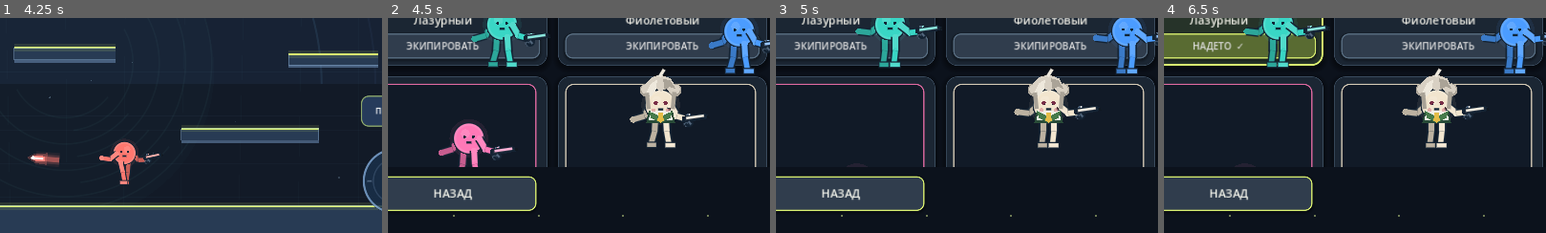
Above: before the commit, frames 1-4 (left to right).
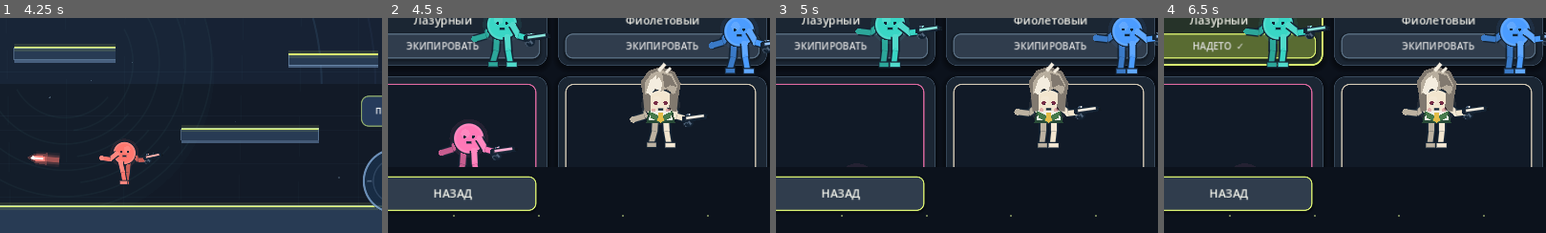
Above: after the commit, the same moments.

Repository: loslam-del/Kiwi-rounds
Game: Godot game, scene res://scenes/main.tscn
The game is run twice, just before and just after one commit, with the same random seed, the same clock (stepped at 60 frames per second) and the same inputs.
Inputs:
- Up to frame 1 (4.25 s): click "ИГРАТЬ" at 0.5 s; click "ОНЛАЙН — ПОЗЖЕ" at 1.25 s; click "НАЗАД" at 2 s; click "ПРОТИВ БОТОВ" at 2.75 s; click "ЛЁГКАЯ" at 3.5 s
- Up to frame 2 (4.5 s): click "СКИН: Бирюзовый" at 4.25 s
- Up to frame 3 (5 s): no input
- Up to frame 4 (6.5 s): click "НАДЕТО ✓" at 5 s; click "ЭКИПИРОВАТЬ" at 5.75 s
The pictures show only the part of the screen within x 42-92%, y 50-100%; the shares and areas given below are measured in that part.

Frame 1 is identical in both runs. In frame 2, 1.2% of the frame differs, in the area x 66-77%, y 20-44%; in frame 3, 1.3%; in frame 4, 1.3%.

Commit message:
Improve Kiwi skin hair visibility

Diff:
--- a/scripts/player.gd
+++ b/scripts/player.gd
@@ -506,9 +506,9 @@
         draw_set_transform(Vector2.ZERO,0.0,Vector2(facing,1.0))
 
     if skin_style == "kiwi":
-        var hair := Color("#d8d0c3")
-        var hair_light := Color("#eee8dc")
-        var hair_shadow := Color("#aaa397")
+        var hair := Color("#b8ae9e")
+        var hair_light := Color("#f4eddf")
+        var hair_shadow := Color("#81796f")
         var shirt := Color("#f4f0e8")
         var green := Color("#477b4c")
         var green_dark := Color("#294c38")
@@ -517,16 +517,16 @@
         draw_colored_polygon(PackedVector2Array([center+Vector2(-13,7),center+Vector2(13,7),center+Vector2(15,19),center+Vector2(-15,19)]),shirt)
         draw_colored_polygon(PackedVector2Array([center+Vector2(-15,7),center+Vector2(-4,12),center+Vector2(0,18),center+Vector2(4,12),center+Vector2(15,7),center+Vector2(12,16),center+Vector2(0,22),center+Vector2(-12,16)]),green)
         draw_colored_polygon(PackedVector2Array([center+Vector2(-2.5,9),center+Vector2(2.5,9),center+Vector2(4,19),center+Vector2(0,22),center+Vector2(-4,19)]),tie)
-        draw_circle(center+Vector2(-18,-19),8.0,hair_shadow)
-        draw_circle(center+Vector2(-18,-20),6.0,hair)
-        draw_circle(center+Vector2(18,-19),8.0,hair_shadow)
-        draw_circle(center+Vector2(18,-20),6.0,hair)
-        draw_colored_polygon(PackedVector2Array([center+Vector2(-20,-11),center+Vector2(-19,-27),center+Vector2(-11,-35),center+Vector2(0,-38),center+Vector2(13,-33),center+Vector2(20,-20),center+Vector2(16,-11),center+Vector2(7,-21),center+Vector2(0,-17),center+Vector2(-7,-22),center+Vector2(-16,-12)]),hair)
-        draw_colored_polygon(PackedVector2Array([center+Vector2(-18,-15),center+Vector2(-12,-27),center+Vector2(-4,-32),center+Vector2(-6,-19),center+Vector2(-12,-11)]),hair_light)
-        draw_colored_polygon(PackedVector2Array([center+Vector2(3,-33),center+Vector2(12,-31),center+Vector2(19,-20),center+Vector2(11,-23),center+Vector2(5,-19)]),hair_shadow)
-        draw_line(center+Vector2(-17,-15),center+Vector2(-15,4),hair_shadow,4.0,true)
-        draw_line(center+Vector2(17,-16),center+Vector2(15,4),hair_shadow,4.0,true)
-        draw_line(center+Vector2(-1,-36),center+Vector2(4,-44),hair_light,2.8,true)
+        # Darker outlined side locks and a fuller crown make Kiwi's hair readable at small scale.
+        draw_colored_polygon(PackedVector2Array([center+Vector2(-22,-13),center+Vector2(-25,-29),center+Vector2(-15,-43),center+Vector2(0,-48),center+Vector2(17,-42),center+Vector2(25,-27),center+Vector2(22,-10),center+Vector2(16,5),center+Vector2(10,7),center+Vector2(12,-17),center+Vector2(0,-23),center+Vector2(-12,-17),center+Vector2(-13,7),center+Vector2(-20,4)]),hair_shadow)
+        draw_colored_polygon(PackedVector2Array([center+Vector2(-19,-13),center+Vector2(-19,-29),center+Vector2(-12,-39),center+Vector2(0,-44),center+Vector2(14,-39),center+Vector2(21,-25),center+Vector2(17,-12),center+Vector2(8,-21),center+Vector2(0,-17),center+Vector2(-8,-22)]),hair)
+        draw_colored_polygon(PackedVector2Array([center+Vector2(-18,-16),center+Vector2(-13,-31),center+Vector2(-5,-38),center+Vector2(-7,-21),center+Vector2(-12,-12)]),hair_light)
+        draw_colored_polygon(PackedVector2Array([center+Vector2(2,-40),center+Vector2(13,-36),center+Vector2(20,-23),center+Vector2(12,-25),center+Vector2(5,-21)]),hair_shadow)
+        draw_colored_polygon(PackedVector2Array([center+Vector2(-10,-29),center+Vector2(-2,-35),center+Vector2(2,-27),center+Vector2(0,-18),center+Vector2(-7,-21)]),hair_light)
+        draw_line(center+Vector2(-19,-13),center+Vector2(-17,7),hair_shadow,5.0,true)
+        draw_line(center+Vector2(19,-14),center+Vector2(17,7),hair_shadow,5.0,true)
+        draw_line(center+Vector2(-2,-43),center+Vector2(5,-51),hair_light,3.2,true)
+        draw_line(center+Vector2(7,-41),center+Vector2(12,-46),hair_light,2.2,true)
         draw_circle(center+Vector2(-6,-3),2.5,Color("#792f48"))
         draw_circle(center+Vector2(6,-3),2.5,Color("#792f48"))
         draw_circle(center+Vector2(11,4),1.4,Color("#3b2930"))
